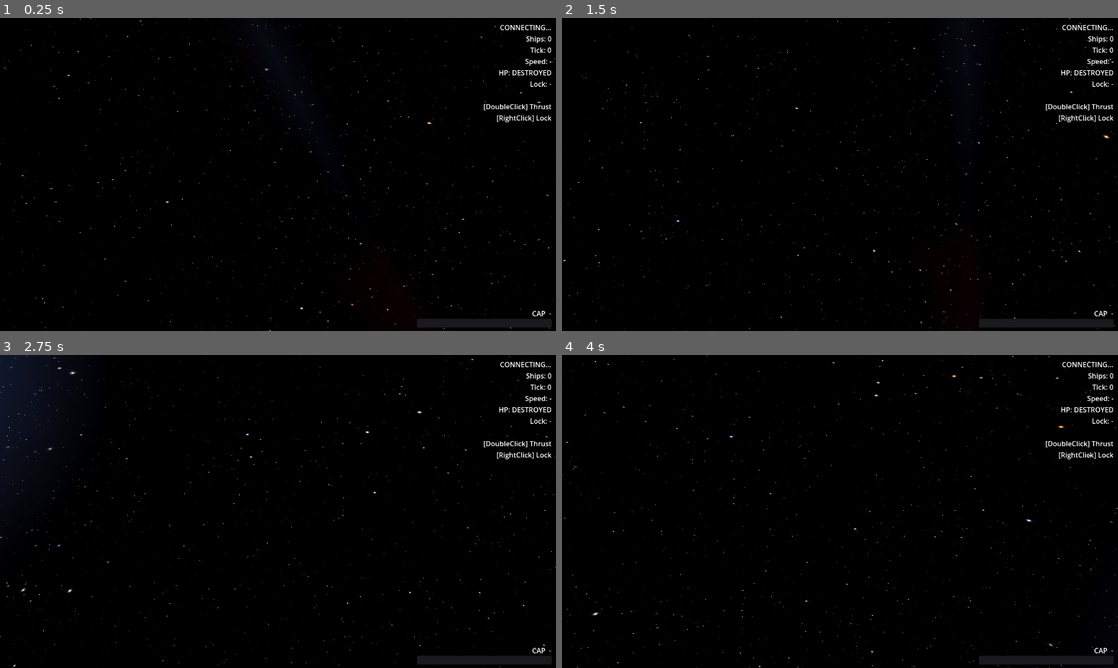
Above: before the commit, frames 1-4 (two rows, left to right).
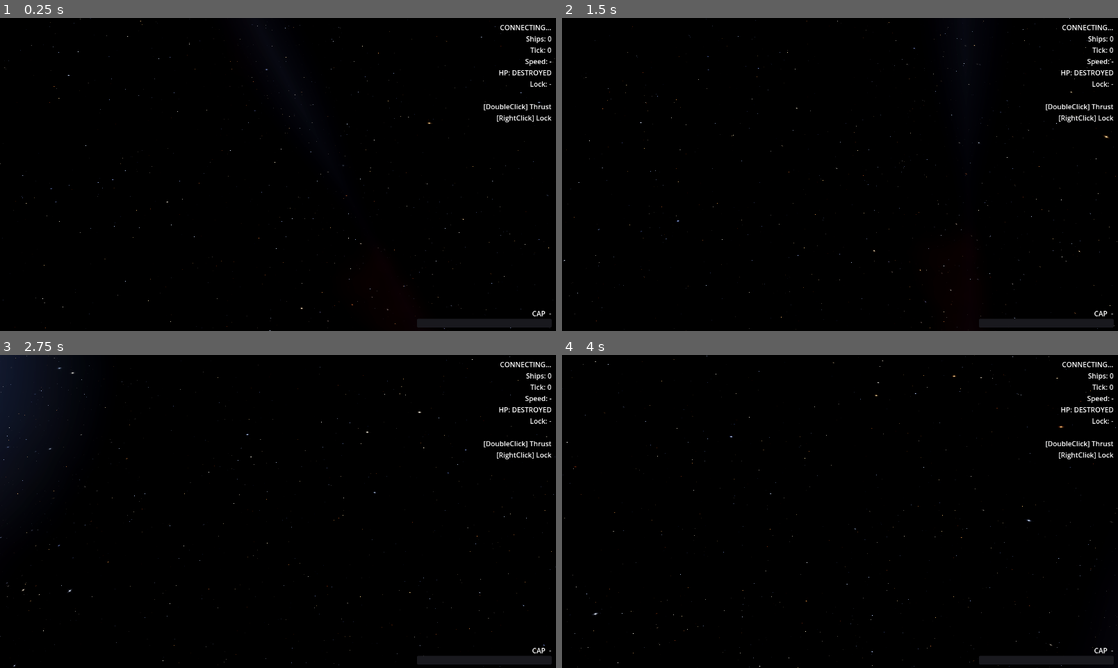
Above: after the commit, the same moments.

Repository: naoki-cpp/Dawn
Game: Godot game, scene res://scenes/main.tscn
Same seed, same stepped clock (60 frames per second), same inputs: the game is played once before the commit and once after it.
Inputs (mouse positions are in pixels of both pictures, inside the frame that each line leads up to):
- Up to frame 1 (0.25 s): no input
- Up to frame 2 (1.5 s): tap Enter at 0.5 s; move the mouse to (812, 237) at 0.52 s; click (812, 237) at 0.67 s; drag from (1006, 221) to (812, 237) at 1.27 s
- Up to frame 3 (2.75 s): move the mouse to (111, 464) at 2.02 s; click (111, 464) at 2.17 s
- Up to frame 4 (4 s): drag from (867, 511) to (673, 464) at 2.77 s; move the mouse to (756, 433) at 3.52 s; click (756, 433) at 3.67 s

The runs differ from the first frame. In frame 1, 0.4% of the frame differs, in the area x 0-100%, y 0-100%; in frame 2, 0.4%; in frame 3, 0.4%; in frame 4, 0.4%.

Commit message:
fix(godot): decouple star glow from Godot post-process bloom
Stars (peak ~1.5) and ship engine glow (emission x12) were both
triggering Godot's bloom, making stars appear as large discs.

Fix: raise glow_hdr_threshold to 2.0 so only ship emissions
(>>2.0) bloom; star pixels (~1.5) pass through unmodified.
Also tighten per-star glow kernel decay 36 -> 60 for sharper points,
and reduce star_brightness 2.8 -> 1.5.

Co-Authored-By: Claude Sonnet 4.6 <noreply@anthropic.com>

Diff:
--- a/client/scripts/main.gd
+++ b/client/scripts/main.gd
@@ -609,11 +609,13 @@
 	## Bloom — makes ship emissions and bright stars glow cinematically.
 	env.glow_enabled       = true
 	env.glow_normalized    = false
-	env.glow_intensity     = 0.6
-	env.glow_bloom         = 0.08
+	env.glow_intensity     = 0.8
+	env.glow_bloom         = 0.10
 	env.glow_blend_mode    = Environment.GLOW_BLEND_MODE_SOFTLIGHT
-	env.glow_hdr_threshold = 0.8   ## Only very bright pixels glow
-	env.glow_hdr_scale     = 1.5
+	## Stars peak at ~1.5; engine glow emission is x12.
+	## Set threshold above star peak so only ship emissions trigger bloom.
+	env.glow_hdr_threshold = 2.0
+	env.glow_hdr_scale     = 1.0
 
 	var world_env         := WorldEnvironment.new()
 	world_env.environment  = env
--- a/client/shaders/space_sky.gdshader
+++ b/client/shaders/space_sky.gdshader
@@ -21,7 +21,7 @@
 // ── Uniforms ─────────────────────────────────────────────────────────────────
 
 uniform float star_threshold    : hint_range(0.90, 0.999) = 0.955;
-uniform float star_brightness   : hint_range(0.5,  8.0)   = 2.8;
+uniform float star_brightness   : hint_range(0.5,  8.0)   = 1.5;
 uniform float nebula_strength   : hint_range(0.0,  1.0)   = 0.50;
 uniform float milkyway_strength : hint_range(0.0,  1.0)   = 0.20;
 uniform vec3  ambient_color     : source_color             = vec3(0.002, 0.002, 0.006);
@@ -250,7 +250,7 @@
 
 			vec2  offset = pf - 0.5;
 			float d      = length(offset);
-			float glow   = exp(-d * 36.0) * bri;
+			float glow   = exp(-d * 60.0) * bri;
 
 			// Star temperature from a second independent hash.
 			// Distribution weighted toward visible types (A/F/G dominate naked-eye view).
